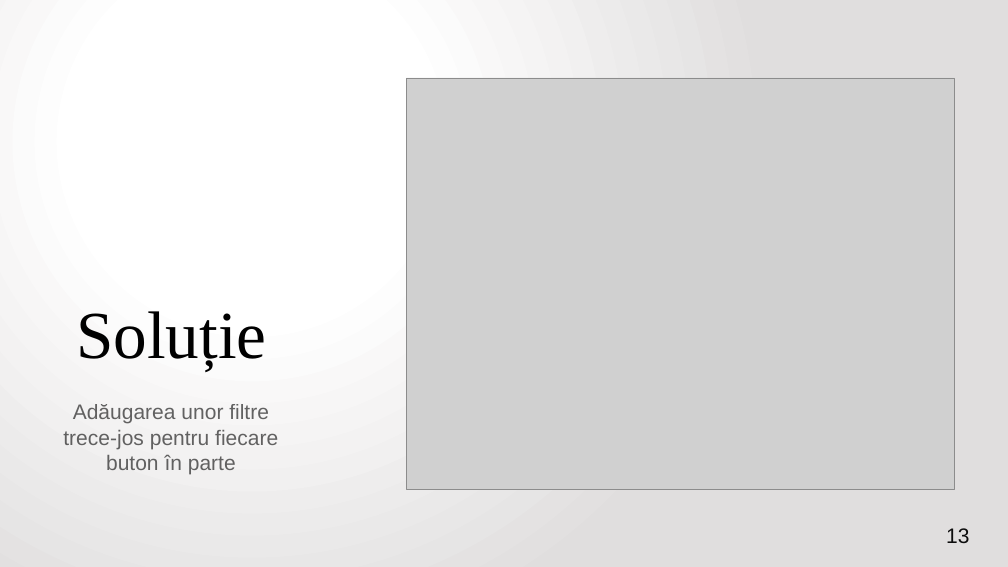
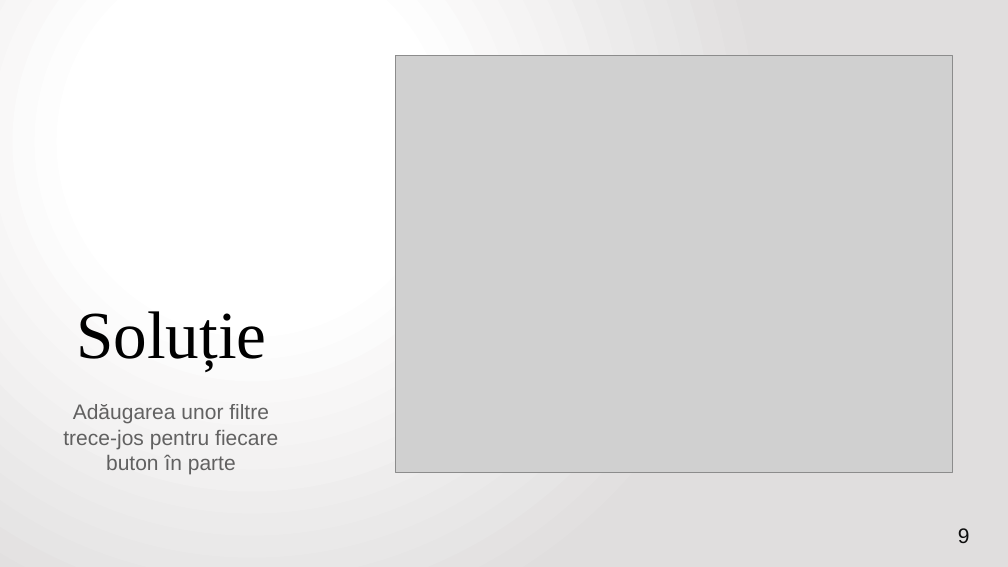
Before and after one commit to VitomirDragan/TemperatureManagement-IOT-, a slide deck: slide 9 of Prezentare/Termostat inteligent controlat printr-o aplicație web.pptx (slide 13 before the commit). Drawn at 1008x567 pixels with LibreOffice and Linux fonts; fonts in the diff are those of the drawing; grey boxes stand for pictures. Boxes give left, top, right and bottom in pixels: in the first picture for what was removed or moved away, otherwise in the second. Text is boxed around its words. In the diff, an @@ line names an element or a change of style, - is before the commit and + after.

```diff
--- a/Prezentare/Termostat inteligent controlat printr-o aplicație web.pptx
+++ b/Prezentare/Termostat inteligent controlat printr-o aplicație web.pptx
@@ picture: place and size @@
-picture at bbox=[407, 78, 955, 489]
+picture at bbox=[396, 55, 953, 473]
@@ page number at bbox=[958, 528, 970, 543]: text changed @@
-13
+9
```
Also in this commit, not shown: 3 other slides changed, 2 slides added, 6 slides removed, 10 other files.
